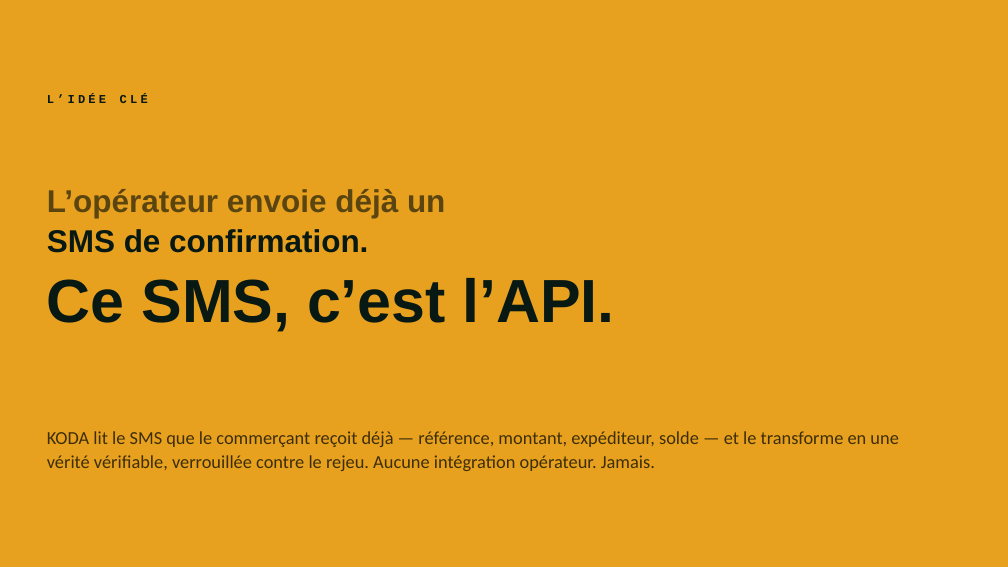
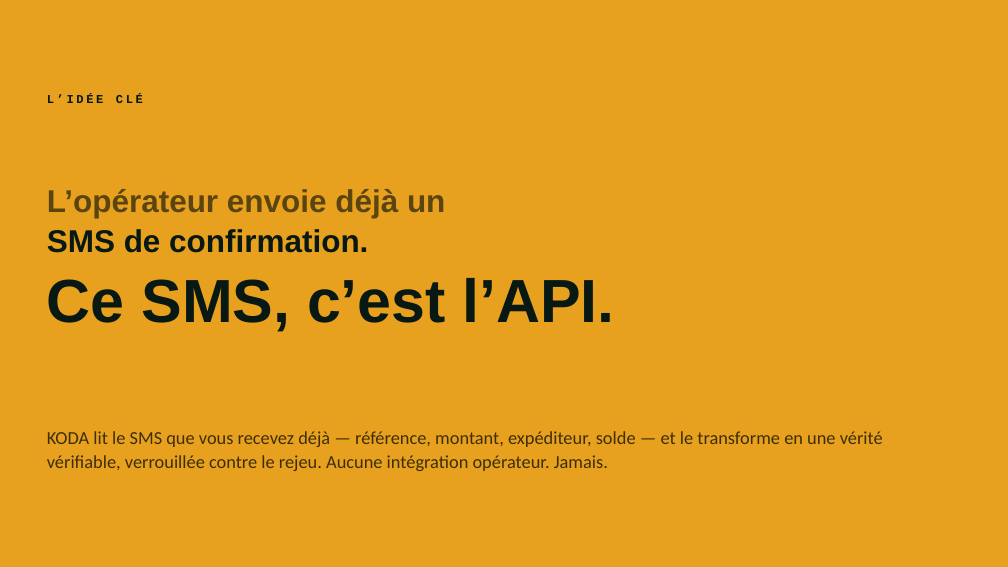
Before and after one commit to jnnseya-cpu/KODA, a slide deck: slide 4 of brand/KODA-deck-FR.pptx. Drawn at 1008x567 pixels with LibreOffice and Linux fonts; fonts in the diff are those of the drawing. Boxes give left, top, right and bottom in pixels: in the first picture for what was removed or moved away, otherwise in the second. Text is boxed around its words. In the diff, an @@ line names an element or a change of style, - is before the commit and + after.

```diff
--- a/brand/KODA-deck-FR.pptx
+++ b/brand/KODA-deck-FR.pptx
@@ text "L’IDÉE CLÉ" at (47,94,143,103): letter spacing 3 to 2.5 pt @@
@@ text at (47,431,883,471): text changed @@
-KODA lit le SMS que le commerçant reçoit déjà — référence, montant, expéditeur, solde — et le transforme en une vérité vérifiable, verrouillée contre le rejeu. Aucune intégration opérateur. Jamais.
+KODA lit le SMS que vous recevez déjà — référence, montant, expéditeur, solde — et le transforme en une vérité vérifiable, verrouillée contre le rejeu. Aucune intégration opérateur. Jamais.
```
Also in this commit, not shown: 9 other slides changed, 3 slides added, 2 slides removed, 5 other files.
